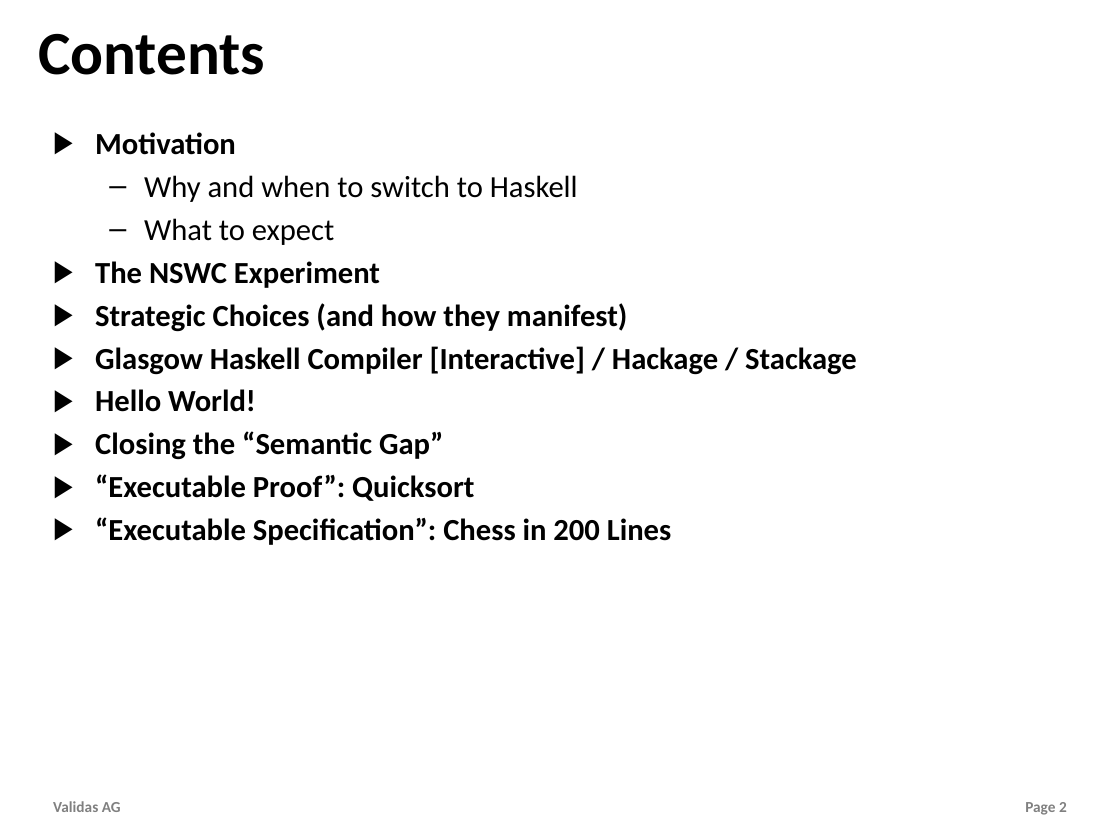
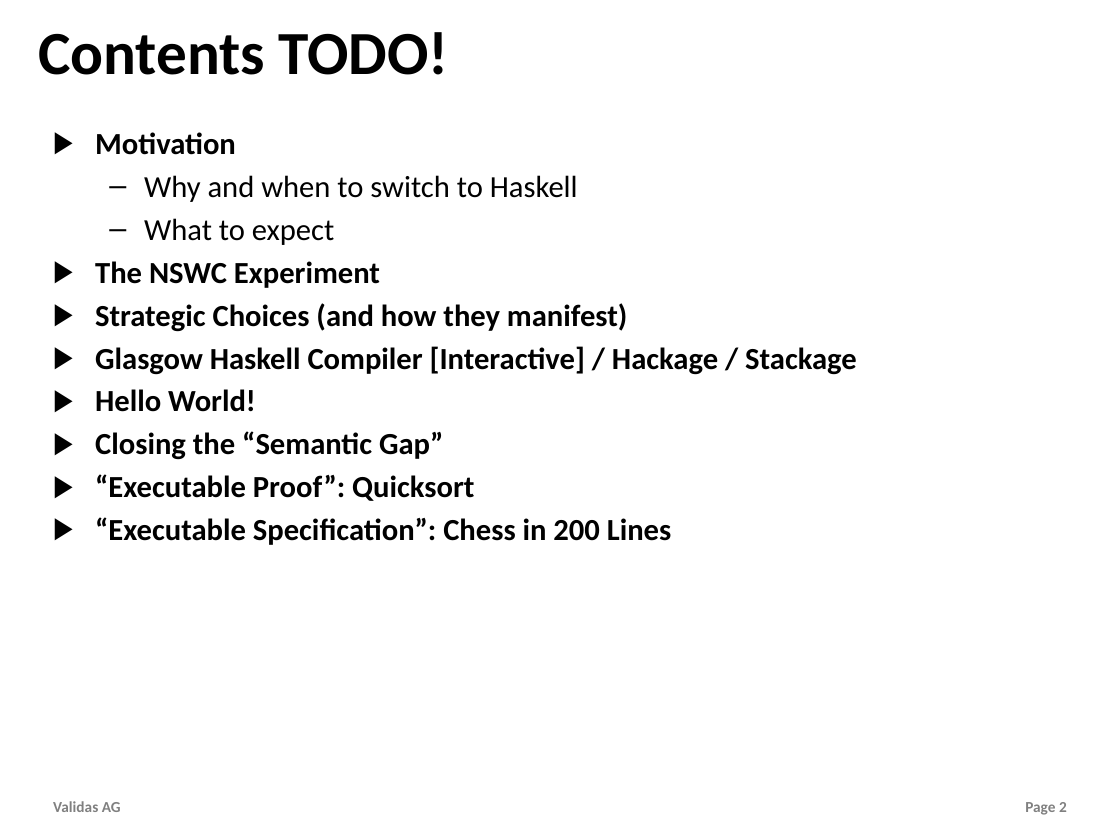
Before and after one commit to theoremprover/tvg, a slide deck: slide 2 of Vortraege/Towards_Haskell.pptx. Drawn at 1120x840 pixels with LibreOffice and Linux fonts; fonts in the diff are those of the drawing; background and template pictures are left out. Boxes give left, top, right and bottom in pixels: in the first picture for what was removed or moved away, otherwise in the second. Text is boxed around its words. In the diff, an @@ line names an element or a change of style, - is before the commit and + after.

```diff
--- a/Vortraege/Towards_Haskell.pptx
+++ b/Vortraege/Towards_Haskell.pptx
@@ title at box(38, 32, 449, 75): text changed @@
-Contents
+Contents TODO!
```
Also in this commit, not shown: 11 other slides changed, 12 slides added, 2 slides removed, 1 other file.
